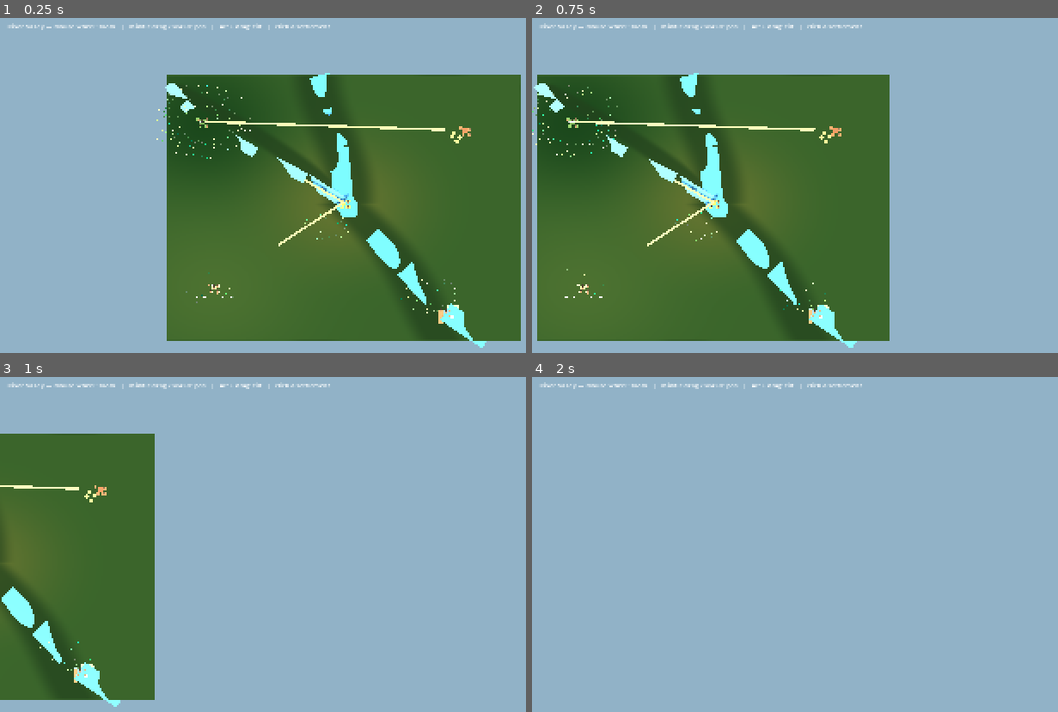
Above: before the commit, frames 1-4 (two rows, left to right).
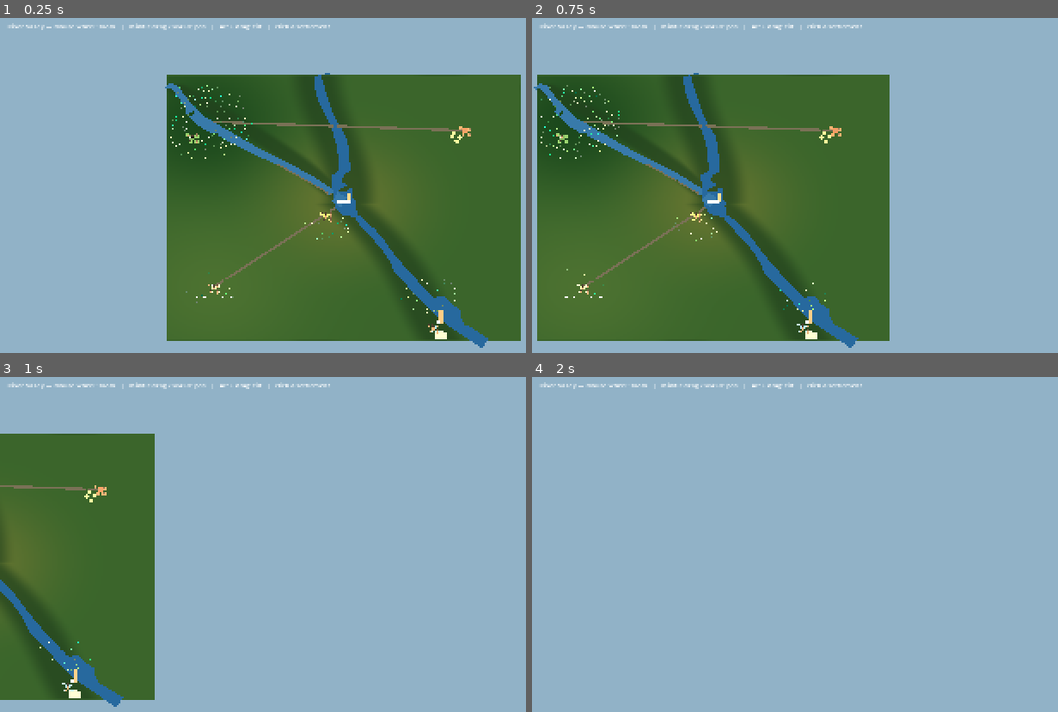
Above: after the commit, the same moments.

Repository: forsman5/sitka
Game: Godot game, scene res://scenes/valley/river_valley.tscn
Same seed, same stepped clock (60 frames per second), same inputs: the game is played once before the commit and once after it. This scene is started directly instead of the project's main scene.
Inputs (mouse positions are in pixels of both pictures, inside the frame that each line leads up to):
- Up to frame 1 (0.25 s): no input
- Up to frame 2 (0.75 s): tap Enter at 0.5 s; move the mouse to (1026, 188) at 0.52 s; hold Right (ui_right) from 0.53 s (still down); hold Alt from 0.53 s (still down); click (1026, 188) at 0.67 s
- Up to frame 3 (1 s): keep holding Right (ui_right); keep holding Alt
- Up to frame 4 (2 s): release Right (ui_right) at 1.25 s; release Alt at 1.25 s; drag from (737, 584) to (842, 645) at 1.27 s

The runs differ from the first frame. In frame 1, 4.5% of the frame differs, in the area x 29-93%, y 16-99%; in frame 2, 4.6%, in the area x 0-63%, y 16-99%; in frame 3, 1.6%; in frame 4, nothing differs.

Commit message:
Fix river valley visuals: terrain-hugging routes/river, submerged towns, off-map trees
Routes and the river/tributary were each a rigid straight box per pair of
endpoints, sampling terrain height only at those two points -- across the
authored heightmap's ~38-unit elevation range that made long routes float
above or clip through hills, and adjacent river segments landed at unrelated
heights and visibly separated at the joints. Replaced with _add_ribbon(): it
densifies every path to points <=5 units apart, samples ground height at
each one, and builds a single mesh strip sharing vertices at every joint.
Also needed backface culling disabled -- the ribbon's quads render
back-facing to the top-down camera.

Separately, Aldford, Oakmere, and Staithe's authored settlement positions
double as vertices of the main river/tributary polyline (thematically
correct for Aldford's ford, but the same doubling was accidental at the
other two), so their entire building clusters sat inside the water once the
river actually rendered as a continuous shape. Added CLUSTER_OFFSETS to
shift each settlement's houses/fields off to the side while keeping
river-adjacent structures (docks, quay, mill) anchored to the real bank via
a new _river_edge_anchor() helper. ValleyVegetation now also excludes
scenery from every settlement's actual (possibly offset) footprint via a new
settlement_cluster_positions lookup, rather than each district's fixed
authored anchor point.

Finally, Oakmere's woodland scatter ellipse reached past the heightmap's
west edge, so a slice of its trees landed beyond the terrain mesh (get_height
clamps out-of-range samples instead of extrapolating, leaving them floating
over empty space at a flat height). Added a generic in-bounds check in
_scatter_ellipse so this can't recur for any region.

Co-Authored-By: Claude Sonnet 5 <noreply@anthropic.com>
Claude-Session: https://claude.ai/code/session_01PD1e96mc6gd4JhXQyC36UH

Diff:
--- a/scripts/valley/river_valley.gd
+++ b/scripts/valley/river_valley.gd
@@ -26,6 +26,13 @@
 var _selected_settlement_id := -1
 var _settlement_markers: Dictionary = {}
 var _terrain: AuthoredValleyTerrain
+
+## settlement_id -> ground-plane (x,z) of its (possibly CLUSTER_OFFSETS-shifted)
+## building cluster, populated by _build_settlements(). ValleyVegetation reads
+## this so scattered scenery avoids the actual house positions, not just the
+## district's authored anchor point (which for Aldford/Oakmere/Staithe is the
+## riverbank, not where their houses ended up).
+var settlement_cluster_positions: Dictionary = {}
 
 func _ready() -> void:
 	_simulation = Simulation.new(12345)
@@ -96,14 +103,39 @@
 func get_valley_ground_height(point: Vector2) -> float:
 	return _terrain.get_height(point.x, point.y) if _terrain != null else 0.0
 
+## Aldford, Oakmere, and Staithe's authored positions double as vertices of
+## the main river or tributary polyline (the river network was authored
+## against the settlement layout, e.g. so Aldford sits at the ford), so their
+## houses and fields need to sit off to the side of the water instead of
+## literally on top of it. High Fell and Ironbank aren't on the river network
+## at all and need no offset. Each offset was picked by measuring clearance
+## against the actual river/tributary segments meeting at that settlement,
+## not eyeballed.
+const CLUSTER_OFFSETS := {
+	ValleySeed.ALDFORD: Vector3(-16.0, 0.0, 12.0), # off the ford confluence
+	ValleySeed.OAKMERE: Vector3(-9.0, 0.0, 14.0),  # off the tributary bend
+	ValleySeed.STAITHE: Vector3(-11.0, 0.0, 14.0), # off the river bend
+}
+
 func _build_settlements() -> void:
 	for settlement_id in _simulation.get_settlement_ids():
 		var spec: Dictionary = Layout.SETTLEMENTS[settlement_id]
 		var center: Vector3 = spec["position"]
 		center.y = get_valley_ground_height(Vector2(center.x, center.z))
-		_add_resource_region(center, spec["district"], spec["accent"])
-		_add_settlement_cluster(settlement_id, center, spec["accent"])
-		_add_label(settlement_id, center + Vector3(0.0, 5.2, 0.0))
+		var cluster_center: Vector3 = center + CLUSTER_OFFSETS.get(settlement_id, Vector3.ZERO)
+		cluster_center.y = get_valley_ground_height(Vector2(cluster_center.x, cluster_center.z))
+		settlement_cluster_positions[settlement_id] = Vector2(cluster_center.x, cluster_center.z)
+		_add_resource_region(cluster_center, spec["district"], spec["accent"])
+		_add_settlement_cluster(settlement_id, cluster_center, spec["accent"])
+		_add_label(settlement_id, cluster_center + Vector3(0.0, 5.2, 0.0))
+
+## The settlement's authored (unoffset) position, ground-projected -- for the
+## small riverside structures that belong at the water regardless of where
+## CLUSTER_OFFSETS moved the settlement's houses.
+func _river_edge_anchor(settlement_id: int) -> Vector3:
+	var anchor := Layout.settlement_position(settlement_id)
+	anchor.y = get_valley_ground_height(Vector2(anchor.x, anchor.z))
+	return anchor
 
 func _add_settlement_cluster(settlement_id: int, center: Vector3, accent: Color) -> void:
 	var marker := _add_cylinder("SettlementMarker%d" % settlement_id, center + Vector3(0.0, 0.2, 0.0), 2.3, 0.20, accent.lightened(0.15))
@@ -118,10 +150,19 @@
 	_add_house(center + Vector3(0.0, 1.35, 0.0), Vector3(4.6, 2.7, 3.8), accent.darkened(0.38))
 
 	if settlement_id == ValleySeed.ALDFORD:
-		_add_box("AldfordLanding", center + Vector3(5.0, 0.28, -4.0), Vector3(3.5, 0.35, 7.0), Color("7d6044"))
+		# Anchored to the actual ford/riverbank, not `center` -- these
+		# settlements' houses are offset away from the water (see
+		# CLUSTER_OFFSETS), but a landing or quay still needs to sit at the
+		# river itself.
+		var river_edge := _river_edge_anchor(ValleySeed.ALDFORD)
+		_add_box("AldfordLanding", river_edge + Vector3(5.0, 0.28, -4.0), Vector3(3.5, 0.35, 7.0), Color("7d6044"))
 	elif settlement_id == ValleySeed.STAITHE:
-		_add_box("StaitheQuay", center + Vector3(-4.0, 0.32, 5.0), Vector3(4.0, 0.42, 13.0), Color("76573e"))
-		_add_box("StaitheMill", center + Vector3(5.5, 1.4, 5.0), Vector3(3.0, 2.8, 3.0), Color("c5b27d"))
+		var river_edge := _river_edge_anchor(ValleySeed.STAITHE)
+		_add_box("StaitheQuay", river_edge + Vector3(-4.0, 0.32, 5.0), Vector3(4.0, 0.42, 13.0), Color("76573e"))
+		# On the bank near the quay's landward end, not out past it into the
+		# 18-unit-wide channel -- a physical mill building can't float on the
+		# water the way the quay's jetty is meant to.
+		_add_box("StaitheMill", river_edge + Vector3(-7.0, 1.4, 10.0), Vector3(3.0, 2.8, 3.0), Color("c5b27d"))
 
 func _add_resource_region(center: Vector3, district: String, accent: Color) -> void:
 	match district:
@@ -137,7 +178,10 @@
 			for offset in [Vector2(-13, 10), Vector2(-6, 12), Vector2(8, 10), Vector2(14, 13)]:
 				_add_box("Field", center + Vector3(offset.x, 0.08, offset.y), Vector3(5.5, 0.12, 4.5), Color("b8ad58"))
 		"port":
-			_add_box("MarketGround", center + Vector3(7.0, 0.10, -2.0), Vector3(11.0, 0.12, 8.0), Color("b69762"))
+			# Offset away from the river (Staithe's `center` here is already
+			# CLUSTER_OFFSETS-shifted off the water) so an 11x8 plaza doesn't
+			# reach back into it.
+			_add_box("MarketGround", center + Vector3(7.0, 0.10, 7.0), Vector3(11.0, 0.12, 8.0), Color("b69762"))
 
 func _add_label(settlement_id: int, position: Vector3) -> void:
 	var label := Label3D.new()
@@ -201,29 +245,83 @@
 	_selection_workplaces.text = "Workplaces: " + ", ".join(report_parts)
 
 func _add_route(edge_id: int, from_pos: Vector3, to_pos: Vector3, width: float, color: Color) -> void:
-	from_pos.y = get_valley_ground_height(Vector2(from_pos.x, from_pos.z)) + 0.32
-	to_pos.y = get_valley_ground_height(Vector2(to_pos.x, to_pos.z)) + 0.32
-	_add_segment("Route%d" % edge_id, from_pos, to_pos, width, color, 0.14)
+	_add_ribbon("Route%d" % edge_id, PackedVector3Array([from_pos, to_pos]), width, color, 0.14)
 
 func _add_polyline(prefix: String, points: PackedVector3Array, width: float, color: Color, y: float) -> void:
-	for i in range(points.size() - 1):
-		var from := points[i]
-		var to := points[i + 1]
-		from.y = get_valley_ground_height(Vector2(from.x, from.z)) + y
-		to.y = get_valley_ground_height(Vector2(to.x, to.z)) + y
-		_add_segment("%s%d" % [prefix, i], from, to, width, color, 0.10)
-
-func _add_segment(node_name: String, from: Vector3, to: Vector3, width: float, color: Color, height: float) -> void:
-	var direction := to - from
-	var mesh := BoxMesh.new()
-	mesh.size = Vector3(width, height, direction.length())
+	_add_ribbon(prefix, points, width, color, y)
+
+## A single mesh strip following the ground under every point of `points`,
+## instead of one rigid straight segment per pair -- a straight segment only
+## samples terrain height at its two endpoints, so anywhere the authored
+## heightmap rises or dips between them (routinely tens of units over the
+## length of a route or river reach) the geometry either floats above the
+## hillside or clips through it, and adjoining segments land at unrelated
+## heights and visibly separate at the joint. Densifying first and sharing
+## vertices between neighboring quads keeps the ribbon glued to the ground
+## and seamless along its whole length.
+const RIBBON_STEP := 5.0
+
+func _add_ribbon(node_name: String, points: PackedVector3Array, width: float, color: Color, y_offset: float) -> void:
+	var dense := _densify(points, RIBBON_STEP)
+	if dense.size() < 2:
+		return
+	for i in range(dense.size()):
+		var p: Vector3 = dense[i]
+		p.y = get_valley_ground_height(Vector2(p.x, p.z)) + y_offset
+		dense[i] = p
+
+	var vertices := PackedVector3Array()
+	var normals := PackedVector3Array()
+	for i in range(dense.size()):
+		var p: Vector3 = dense[i]
+		var prev: Vector3 = dense[i - 1] if i > 0 else p
+		var next: Vector3 = dense[i + 1] if i < dense.size() - 1 else p
+		var direction := next - prev
+		direction.y = 0.0
+		if direction.length() < 0.0001:
+			direction = Vector3.FORWARD
+		var side := direction.normalized().cross(Vector3.UP) * (width * 0.5)
+		vertices.append(p - side)
+		vertices.append(p + side)
+		normals.append(Vector3.UP)
+		normals.append(Vector3.UP)
+
+	var indices := PackedInt32Array()
+	for i in range(dense.size() - 1):
+		var a := i * 2
+		indices.append_array([a, a + 1, a + 2, a + 1, a + 3, a + 2])
+
+	var arrays: Array = []
+	arrays.resize(Mesh.ARRAY_MAX)
+	arrays[Mesh.ARRAY_VERTEX] = vertices
+	arrays[Mesh.ARRAY_NORMAL] = normals
+	arrays[Mesh.ARRAY_INDEX] = indices
+	var mesh := ArrayMesh.new()
+	mesh.add_surface_from_arrays(Mesh.PRIMITIVE_TRIANGLES, arrays)
 	var instance := MeshInstance3D.new()
 	instance.name = node_name
 	instance.mesh = mesh
-	instance.material_override = _material(color)
-	instance.position = (from + to) * 0.5
-	instance.rotation.y = atan2(direction.x, direction.z)
-	add_child(instance)
+	var material := _material(color)
+	# These quads come out back-facing to the top-down camera; disabling
+	# backface culling is simpler than chasing the winding order, and costs
+	# nothing visible for a thin single-layer strip like a road or river.
+	material.cull_mode = BaseMaterial3D.CULL_DISABLED
+	instance.material_override = material
+	add_child(instance)
+
+## Resamples a polyline to points no more than `step` apart (measured in the
+## ground plane), preserving every original vertex so authored bends stay put.
+func _densify(points: PackedVector3Array, step: float) -> PackedVector3Array:
+	var out := PackedVector3Array()
+	for i in range(points.size() - 1):
+		var a: Vector3 = points[i]
+		var b: Vector3 = points[i + 1]
+		var length := Vector2(a.x, a.z).distance_to(Vector2(b.x, b.z))
+		var subdivisions: int = max(1, int(ceil(length / step)))
+		for k in range(subdivisions):
+			out.append(a.lerp(b, float(k) / float(subdivisions)))
+	out.append(points[points.size() - 1])
+	return out
 
 func _add_house(position: Vector3, size: Vector3, color: Color) -> void:
 	_add_box("House", position, size, color)
--- a/scripts/valley/valley_vegetation.gd
+++ b/scripts/valley/valley_vegetation.gd
@@ -9,8 +9,25 @@
 
 const TreeA := preload("res://assets/models/nature/tree_single_A.gltf")
 const TreeB := preload("res://assets/models/nature/tree_single_B.gltf")
+const AuthoredValleyTerrain = preload("res://scripts/valley/authored_valley_terrain.gd")
 
 const TREE_SCENES: Array[PackedScene] = [TreeA, TreeB]
+
+## Oakmere's ellipse radius (46 units) reaches past the heightmap's west edge
+## (world half-width 160 at that center's x=-128), so a slice of it used to
+## land beyond the terrain mesh -- get_height() clamps out-of-range samples to
+## the boundary row/column instead of extrapolating, so those trees floated
+## over empty space at a flat height. Keeping every candidate point strictly
+## inside the heightmap bounds is more robust than re-tuning each ellipse by
+## hand, and covers any region added later too.
+const MAP_EDGE_MARGIN := 4.0
+
+## Keeps scenery off a settlement's actual house footprint. Checked against
+## settlement_cluster_positions (the parent's post-CLUSTER_OFFSETS positions)
+## rather than each ellipse's own authored center, since for Aldford, Oakmere,
+## and Staithe those two points differ -- the ellipse is still centered on the
+## district's riverside anchor, but the houses were moved off the water.
+const SETTLEMENT_CLEARANCE := 8.0
 
 func _ready() -> void:
 	# The parent first creates the valley's ground geometry in its _ready().
@@ -38,12 +55,29 @@
 		var angle := rng.randf_range(0.0, TAU)
 		var radial := sqrt(rng.randf())
 		var point := center + Vector2(cos(angle) * radii.x * radial, sin(angle) * radii.y * radial)
+		if not _within_map_bounds(point):
+			continue
 		if point.distance_to(center) < center_clearance:
+			continue
+		if _too_close_to_settlement(point):
 			continue
 		if _too_close_to_tree(point, 2.7):
 			continue
 		_add_tree(region, point, rng)
 		placed += 1
+
+func _within_map_bounds(point: Vector2) -> bool:
+	var half_extent := AuthoredValleyTerrain.WORLD_SIZE * 0.5 - Vector2.ONE * MAP_EDGE_MARGIN
+	return absf(point.x) <= half_extent.x and absf(point.y) <= half_extent.y
+
+func _too_close_to_settlement(point: Vector2) -> bool:
+	var valley := get_parent()
+	if valley == null or not ("settlement_cluster_positions" in valley):
+		return false
+	for cluster_position in valley.settlement_cluster_positions.values():
+		if point.distance_to(cluster_position) < SETTLEMENT_CLEARANCE:
+			return true
+	return false
 
 func _too_close_to_tree(point: Vector2, minimum_distance: float) -> bool:
 	for tree in get_children():
